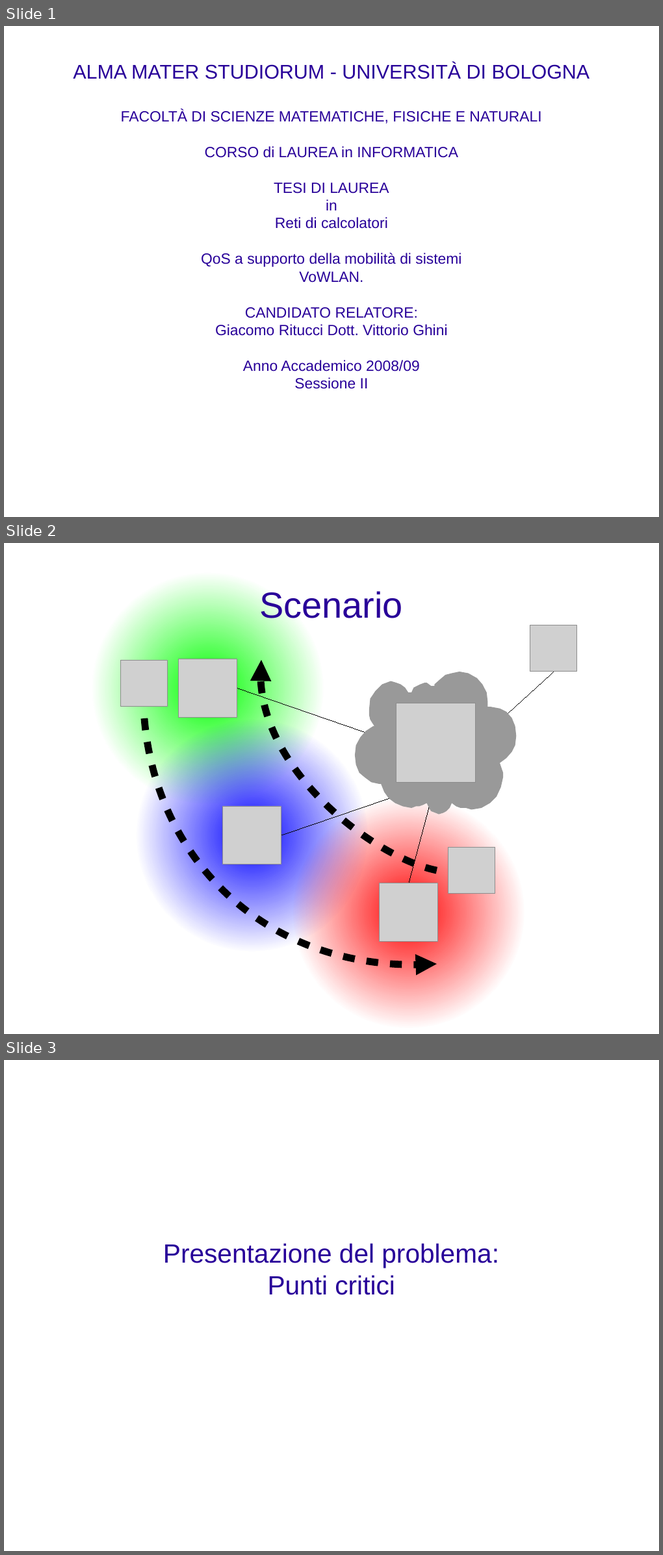
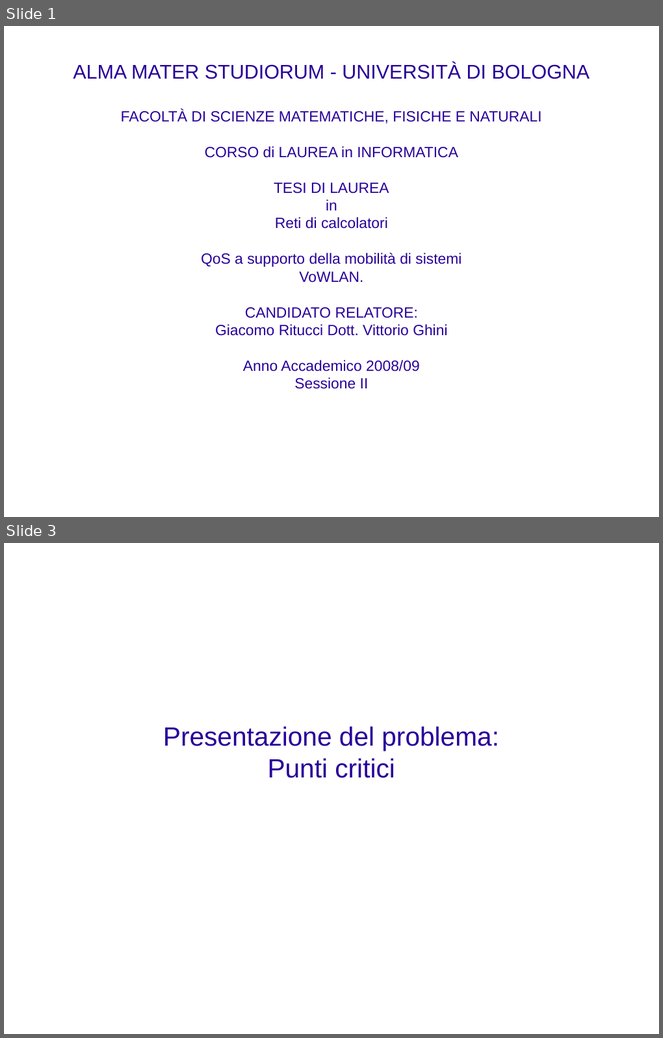
Before and after one commit to rjack/tesi-triennale, a slide deck: presentazione.odp. Shown one above the other, each under a label of ours: slides 1, 2 and 3 before the commit, slides 1 and 3 after it; the slides between them are not shown. The pictures are 663x1555 and 663x1038 pixels, drawn with LibreOffice and Linux fonts; fonts in the diff are those of the drawing; grey boxes stand for pictures; background and template pictures are left out. Boxes give left, top, right and bottom in pixels: in the first picture for what was removed or moved away, otherwise in the second. Text is boxed around its words. In the diff, an @@ line names an element or a change of style, - is before the commit and + after.

Commit message:
Slide scenario: rimosso laptop, aggiunti nat

```diff
--- a/presentazione.odp
+++ b/presentazione.odp
@@ slide 2 removed at [4, 543, 659, 1034], background picture (left out) @@
@@ ellipse removed at [91, 571, 325, 805] @@
@@ title removed at [260, 591, 403, 624] @@
-Scenario
@@ picture removed at [530, 625, 578, 672] @@
@@ picture removed at [178, 659, 237, 717] @@
@@ picture removed at [121, 660, 168, 707] @@
@@ freeform shape removed at [261, 660, 438, 871] @@
@@ freeform shape removed at [356, 672, 517, 815] @@
@@ line removed from (554, 672) to (475, 743) @@
@@ line removed from (397, 743) to (237, 688) @@
@@ picture removed at [397, 704, 475, 783] @@
@@ ellipse removed at [135, 719, 369, 953] @@
@@ freeform shape removed at [144, 719, 437, 965] @@
@@ line removed from (282, 835) to (436, 783) @@
@@ ellipse removed at [292, 796, 526, 1030] @@
@@ line removed from (436, 783) to (409, 884) @@
@@ picture removed at [223, 806, 281, 865] @@
@@ picture removed at [449, 847, 495, 895] @@
@@ picture removed at [380, 884, 438, 942] @@
```
Also in this commit, not shown: 1 slide added.
